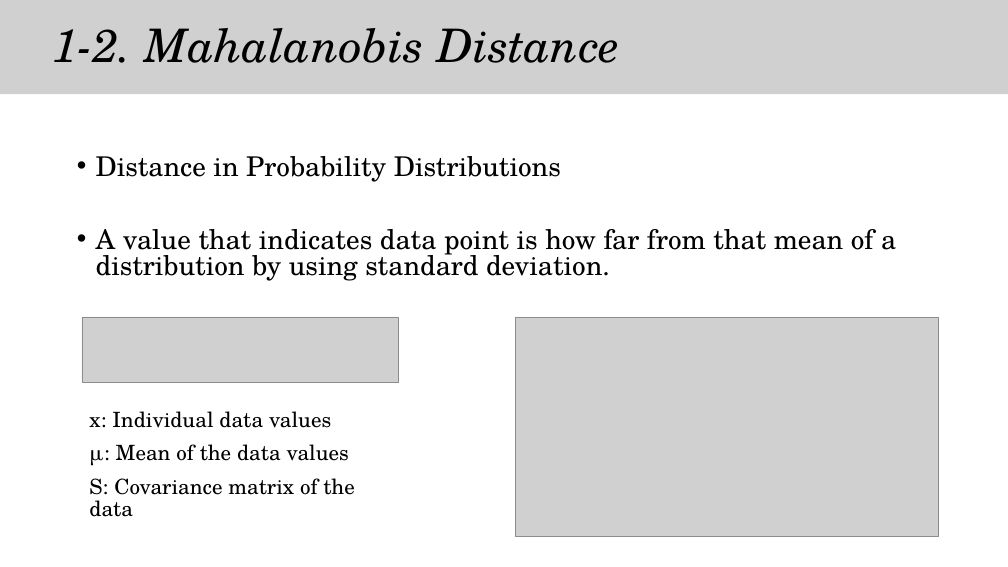
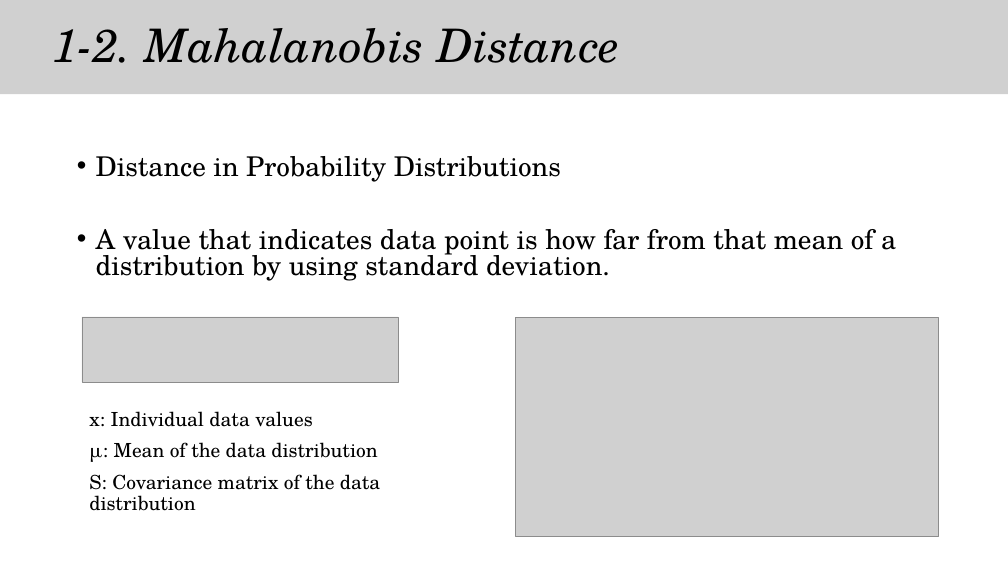
Before and after one commit to chroion/paper-review, a slide deck: slide 5 of Patch Distribution Modeling Framework for Anomaly Detection and Localization/Patch Distribution Modeling Framework for Anomaly Detection and Localization(eng).pptx. Drawn at 1008x567 pixels with LibreOffice and Linux fonts; fonts in the diff are those of the drawing; grey boxes stand for pictures. Boxes give left, top, right and bottom in pixels: in the first picture for what was removed or moved away, otherwise in the second. Text is boxed around its words. In the diff, an @@ line names an element or a change of style, - is before the commit and + after.

```diff
--- a/Patch Distribution Modeling Framework for Anomaly Detection and Localization/Patch Distribution Modeling Framework for Anomaly Detection and Localization(eng).pptx
+++ b/Patch Distribution Modeling Framework for Anomaly Detection and Localization/Patch Distribution Modeling Framework for Anomaly Detection and Localization(eng).pptx
@@ text at (89, 411, 313, 427): size 20 to 18.5 pt in "x: Individual data values" @@
@@ text at (89, 442, 380, 511): text changed; size 20 to 18.5 pt @@
-μ: Mean of the data values
-S: Covariance matrix of the data
+μ: Mean of the data distribution
+S: Covariance matrix of the data distribution
```
Also in this commit, not shown: 3 other slides changed, 1 other file.
